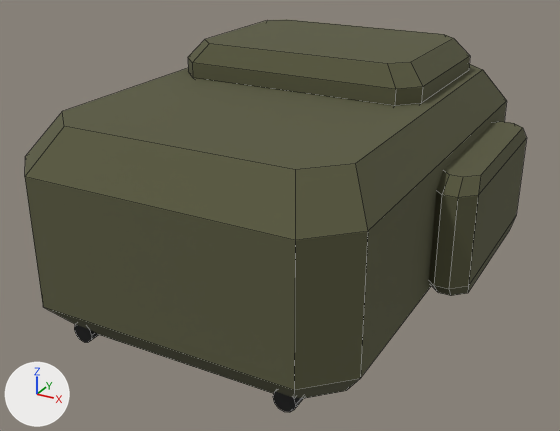
The OBJ model ContentSource/Character/Soldiers/SM_FieldPack.obj, before and after one commit.
Both versions are drawn from a 50 mm lens placed at (29.8, -187.4, 52.0), pointed at (-0.8, -131.7, 24.2). Arrows for +X, +Y and +Z are at lower left; the lights stay in place. The picture after the commit comes second. Mesh edges are drawn as thin lines. Where no turn or scale is listed for an object, it has been applied to the vertices.

Script lines for the objects in view, before the commit:
```python
me_sm_fieldpack = bpy.data.meshes.new('SM_FieldPack')
me_sm_fieldpack.from_pydata(...)  # 176 vertices, 132 faces; spans x -17.0..17.0, y -151.0..-111.0, z 18.1..38.6
# faces by material slot: [104, 28]
me_sm_fieldpack.materials.append(mat_paint)  # dark yellow #59593f
me_sm_fieldpack.materials.append(mat_rubber)  # black #272727
ob_sm_fieldpack = bpy.data.objects.new('SM_FieldPack', me_sm_fieldpack)
ob_sm_fieldpack.location = (0.0, 0.0, 0.0)
```
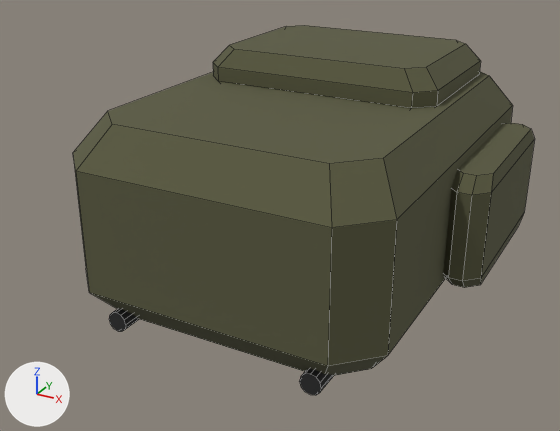
Location of each change, (x1, y1, x2, y2) in pixels of the pictures (560 x 431 px; the box of a moved part takes in the faces that stretch with it):
'SM_FieldPack', reshaped (8% narrower): before (25, 19, 527, 412); after (73, 25, 535, 395)
part 1 of me_sm_fieldpack, moved or reshaped: before (188, 19, 470, 106); after (213, 25, 481, 109)
part 2 of me_sm_fieldpack, moved or reshaped: before (429, 121, 527, 296); after (443, 123, 535, 288)
part 3 of me_sm_fieldpack, moved or reshaped: before (74, 324, 98, 342); after (109, 309, 139, 331)
part 4 of me_sm_fieldpack, moved or reshaped: before (273, 392, 303, 412); after (299, 369, 334, 395)
part 5 of me_sm_fieldpack, moved or reshaped: before (25, 64, 507, 399); after (73, 72, 513, 375)

What changed in the scene script:
```text
Change me_sm_fieldpack:
    used by ob_sm_fieldpack; location = (0.0, 0.0, 0.0)
    remove me_sm_fieldpack.from_pydata(...)  # 176 vertices, 132 faces; spans x -17.0..17.0, y -151.0..-111.0, z 18.1..38.6
    add me_sm_fieldpack.from_pydata(...)  # 176 vertices, 132 faces; spans x -17.0..17.0, y -146.0..-108.0, z 16.9..37.4
    me_sm_fieldpack part 1: the loose piece of 32 vertices spanning x -11.0..11.0, y -132.0..-116.0, z 34.1..38.6 is moved by (0.0, 4.0, -1.2)
    me_sm_fieldpack part 2: the loose piece of 32 vertices spanning x 13.4..17.0, y -135.0..-117.0, z 21.5..31.5 is moved by (0.0, 4.0, -1.2)
    me_sm_fieldpack part 3: the loose piece of 24 vertices spanning x -9.9..-8.1, y -149.0..-114.0, z 18.1..19.9 is moved by (0.0, 4.0, -1.2)
    me_sm_fieldpack part 4: the loose piece of 24 vertices spanning x 8.1..9.9, y -149.0..-114.0, z 18.1..19.9 is moved by (0.0, 4.0, -1.2)
    me_sm_fieldpack part 5: 32 of 176 vertices moved; they spanned x -14.0..14.0, y -151.0..-111.0, z 18.6..35.6 and now span x -14.0..14.0, y -146.0..-108.0, z 17.4..34.4; mean shift (0.0, 4.0, -1.2); largest move (14.0, -147.8, 21.8) -> (14.0, -142.8, 20.6)
    other edits to the shape of me_sm_fieldpack do not show in these pictures
```
